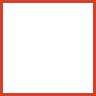
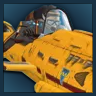
Layers edited between the first and the second 96 x 96 image:
added layer "Layer 12" above "Layer 8" over [0, 4, 96, 96]
added layer "Layer 7" over [0, 0, 96, 96]
